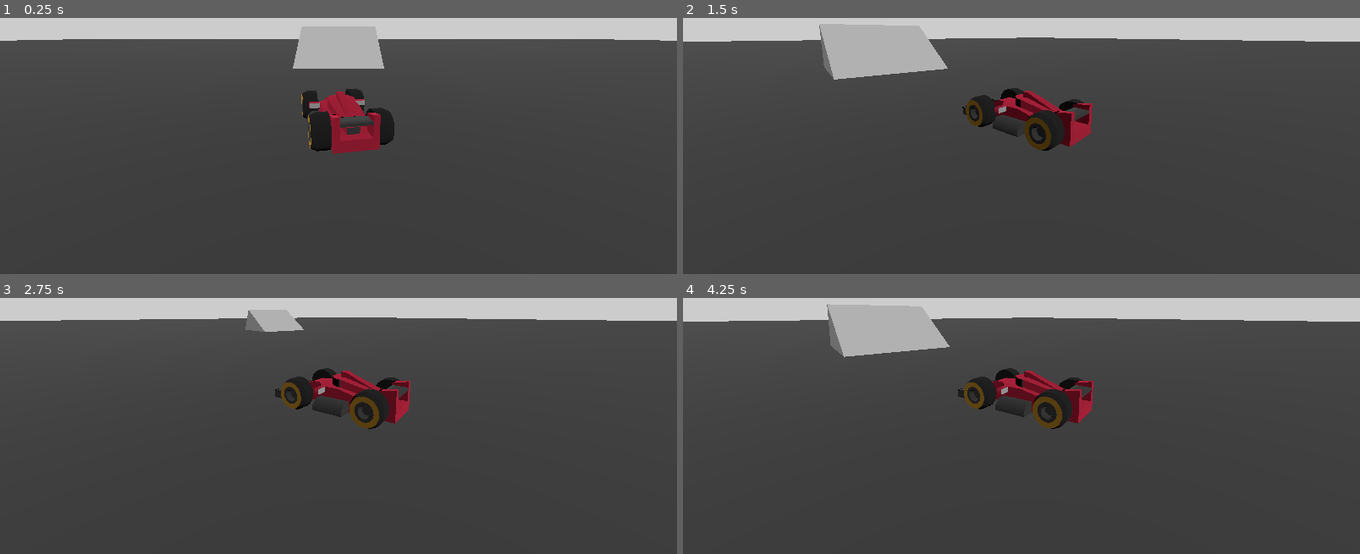
Above: before the commit, frames 1-4 (two rows, left to right).
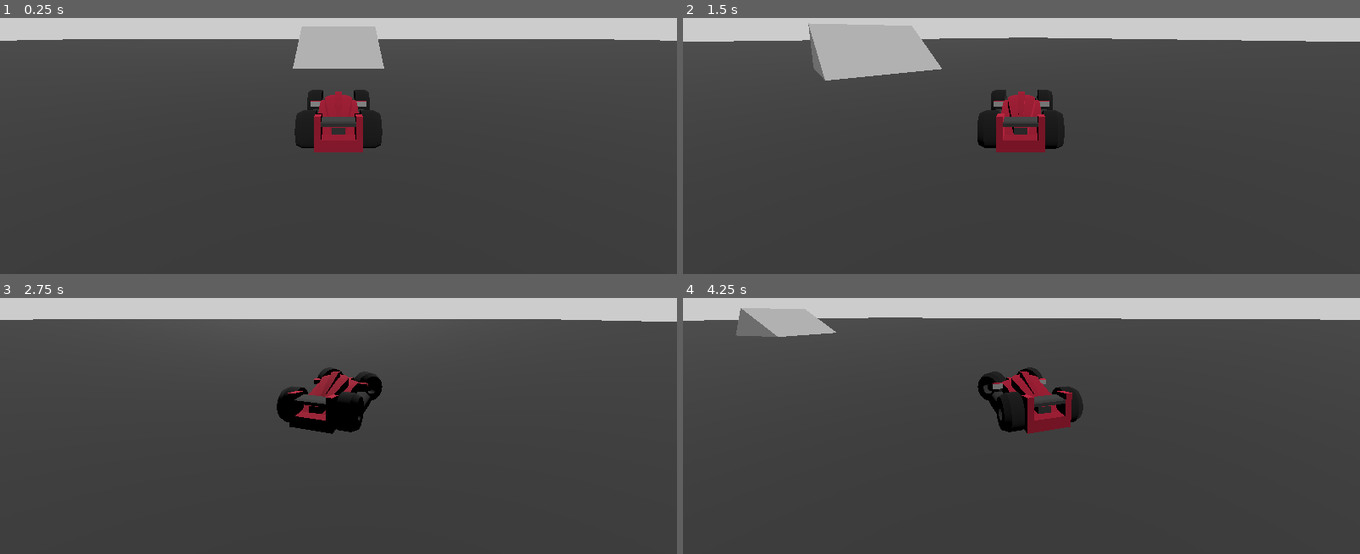
Above: after the commit, the same moments.

Repository: mdalpiaz/Godot4DrivingTest
Game: Godot game, scene res://main.tscn
Same seed, same stepped clock (60 frames per second), same inputs: the game is played once before the commit and once after it.
Inputs:
- Up to frame 1 (0.25 s): no input
- Up to frame 2 (1.5 s): hold D (right) 0.53-1.28 s; hold S (backward) from 1.28 s (still down)
- Up to frame 3 (2.75 s): release S (backward) at 2.03 s; hold D (right) from 2.03 s (still down)
- Up to frame 4 (4.25 s): release D (right) at 2.78 s; hold W (forward) 2.78-3.53 s; hold A (left) from 3.53 s (still down)

The runs differ from the first frame. In frame 1, 1.8% of the frame differs, in the area x 43-59%, y 27-54%; in frame 2, 3.4%; in frame 3, 4.3%; in frame 4, 7.3%, in the area x 0-100%, y 2-54%.

Commit message:
reading input will always happen

Diff:
--- a/assets/scripts/car_controls.gd
+++ b/assets/scripts/car_controls.gd
@@ -20,21 +20,21 @@
 
 func _physics_process(delta):
 	velocity += gravity_vector * gravity * delta
+	steering = Input.get_axis("right", "left")
+	var forward = Input.get_action_strength("forward")
+	var backward = Input.get_action_strength("backward")
 	if !is_on_floor():
-		steering = Input.get_axis("right", "left")
 		move_and_slide()
 		return
 
 	velocity += _invert_vector(velocity).normalized() * FRICTION * delta
-	if Input.get_action_strength("forward"):
-		velocity += -global_transform.basis.z * ACCELERATION * delta
-	elif Input.get_action_strength("backward"):
-		velocity += global_transform.basis.z * ACCELERATION * delta
+
+	velocity += -global_transform.basis.z * ACCELERATION * forward * delta
+	velocity += global_transform.basis.z * ACCELERATION * backward * delta
 	velocity = velocity.limit_length(20)
 
 	print(car_model.rotation)
-	print(get_floor_normal())
-	car_model.rotation = car_model.rotation.lerp(get_floor_normal(), CAR_TO_FLOOR_ROTATION_SPEED * delta)
+	print(get_slide_collision(0).get)
 	var steer_angle = steering * STEERING_SENSITIVITY * delta
 	rotate_y(steer_angle)
 	velocity = velocity.rotated(Vector3.UP, steer_angle)
